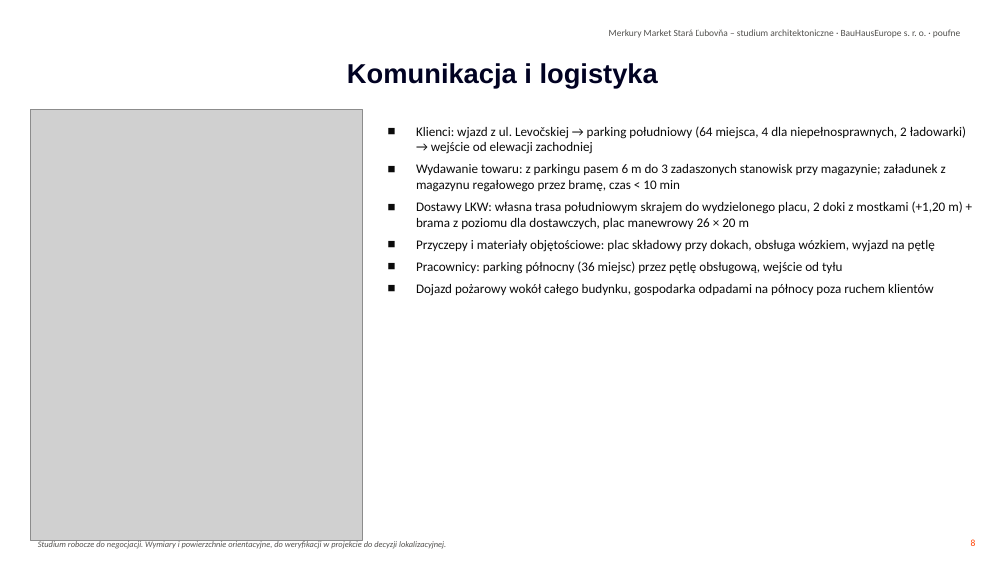
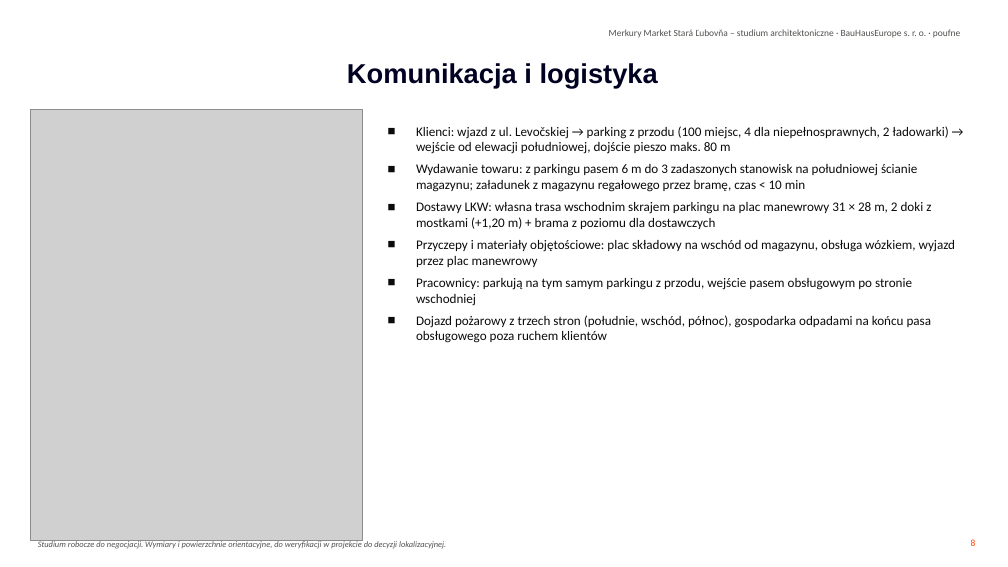
Before and after one commit to Lubo585/Lubo585, a slide deck: slide 8 of business-plan/studia-merkury-market/Studia_sklepu_Merkury_Market_Stara_Lubovna_PL.pptx. Drawn at 1008x567 pixels with LibreOffice and Linux fonts; fonts in the diff are those of the drawing; grey boxes stand for pictures; background and template pictures are left out. Boxes give left, top, right and bottom in pixels: in the first picture for what was removed or moved away, otherwise in the second. Text is boxed around its words. In the diff, an @@ line names an element or a change of style, - is before the commit and + after.

```diff
--- a/business-plan/studia-merkury-market/Studia_sklepu_Merkury_Market_Stara_Lubovna_PL.pptx
+++ b/business-plan/studia-merkury-market/Studia_sklepu_Merkury_Market_Stara_Lubovna_PL.pptx
@@ text at <box>416,126,956,343</box>: text changed @@
-■ Klienci: wjazd z ul. Levočskiej → parking południowy (64 miejsca, 4 dla niepełnosprawnych, 2 ładowarki) → wejście od elewacji zachodniej
-■ Wydawanie towaru: z parkingu pasem 6 m do 3 zadaszonych stanowisk przy magazynie; załadunek z magazynu regałowego przez bramę, czas < 10 min
-■ Dostawy LKW: własna trasa południowym skrajem do wydzielonego placu, 2 doki z mostkami (+1,20 m) + brama z poziomu dla dostawczych, plac manewrowy 26 × 20 m
-■ Przyczepy i materiały objętościowe: plac składowy przy dokach, obsługa wózkiem, wyjazd na pętlę
-■ Pracownicy: parking północny (36 miejsc) przez pętlę obsługową, wejście od tyłu
-■ Dojazd pożarowy wokół całego budynku, gospodarka odpadami na północy poza ruchem klientów
+■ Klienci: wjazd z ul. Levočskiej → parking z przodu (100 miejsc, 4 dla niepełnosprawnych, 2 ładowarki) → wejście od elewacji południowej, dojście pieszo maks. 80 m
+■ Wydawanie towaru: z parkingu pasem 6 m do 3 zadaszonych stanowisk na południowej ścianie magazynu; załadunek z magazynu regałowego przez bramę, czas < 10 min
+■ Dostawy LKW: własna trasa wschodnim skrajem parkingu na plac manewrowy 31 × 28 m, 2 doki z mostkami (+1,20 m) + brama z poziomu dla dostawczych
+■ Przyczepy i materiały objętościowe: plac składowy na wschód od magazynu, obsługa wózkiem, wyjazd przez plac manewrowy
+■ Pracownicy: parkują na tym samym parkingu z przodu, wejście pasem obsługowym po stronie wschodniej
+■ Dojazd pożarowy z trzech stron (południe, wschód, północ), gospodarka odpadami na końcu pasa obsługowego poza ruchem klientów
```
Also in this commit, not shown: 6 other slides changed, 3 other files.
